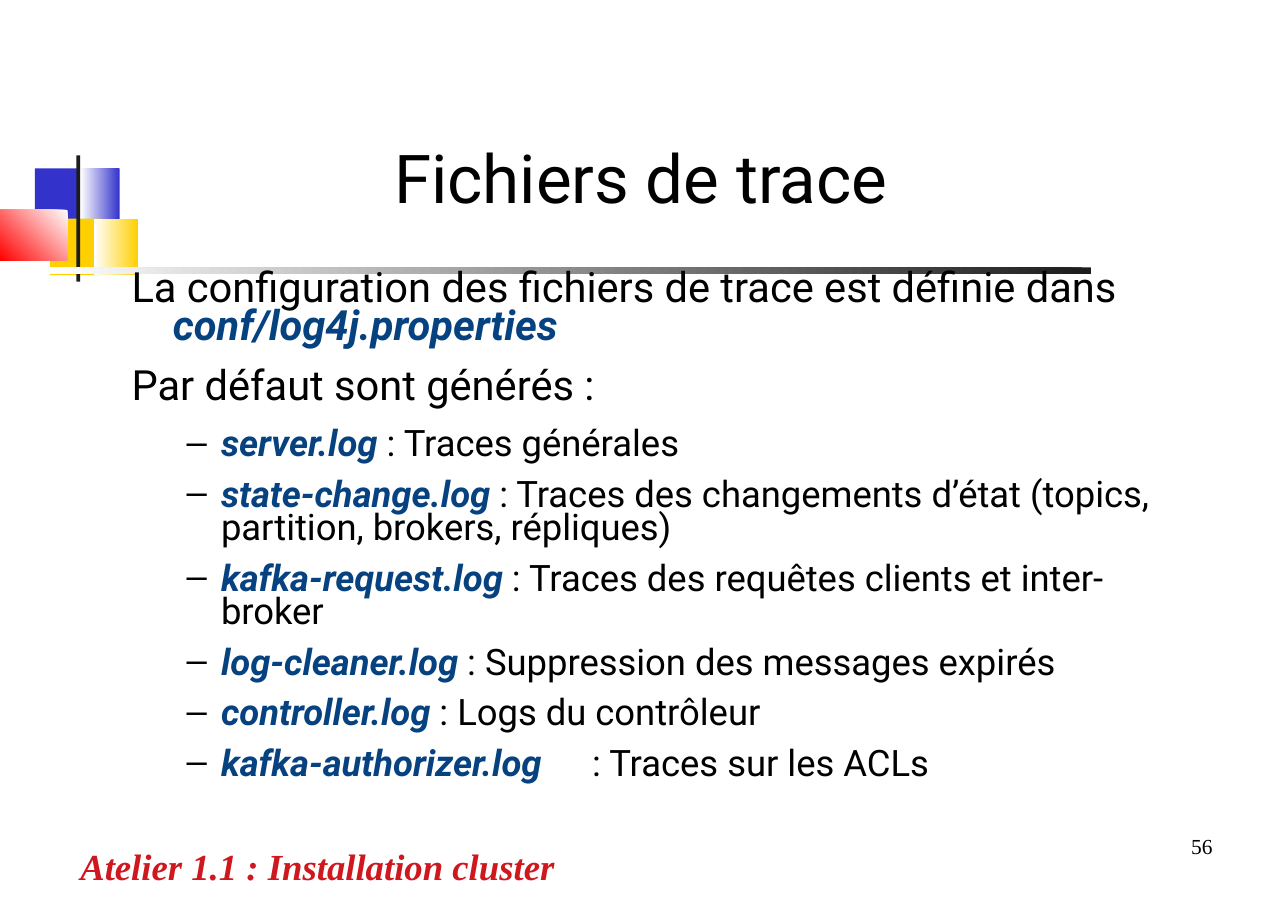
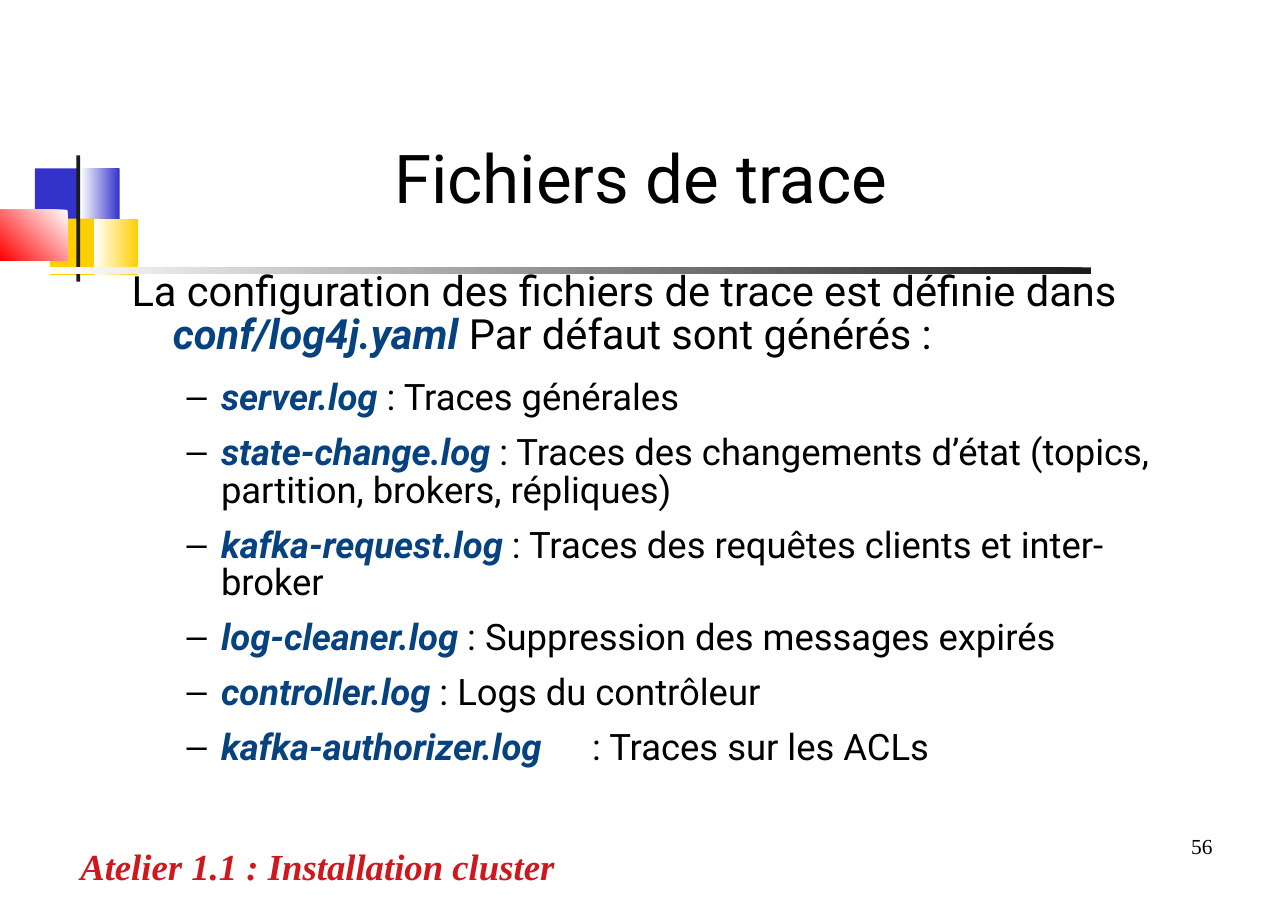
Before and after one commit to dthibau/kafka, a slide deck: slide 56 of KafkaAdmin.odp. Drawn at 1288x911 pixels with LibreOffice and Linux fonts; fonts in the diff are those of the drawing. Boxes give left, top, right and bottom in pixels: in the first picture for what was removed or moved away, otherwise in the second. Text is boxed around its words. In the diff, an @@ line names an element or a change of style, - is before the commit and + after.

Commit message:
Update Redpanda Config, KafkaConnect As image

```diff
--- a/KafkaAdmin.odp
+++ b/KafkaAdmin.odp
@@ text at [132, 268, 1117, 358]: text changed @@
-La configuration des fichiers de trace est définie dans conf/log4j.properties
-Par défaut sont générés :
+La configuration des fichiers de trace est définie dans conf/log4j.yaml Par défaut sont générés :
@@ text at [221, 382, 1149, 768]: line spacing 0.76 to 0.86 @@
```
Also in this commit, not shown: 2 other slides changed, 1 slide added, 10 other files.
